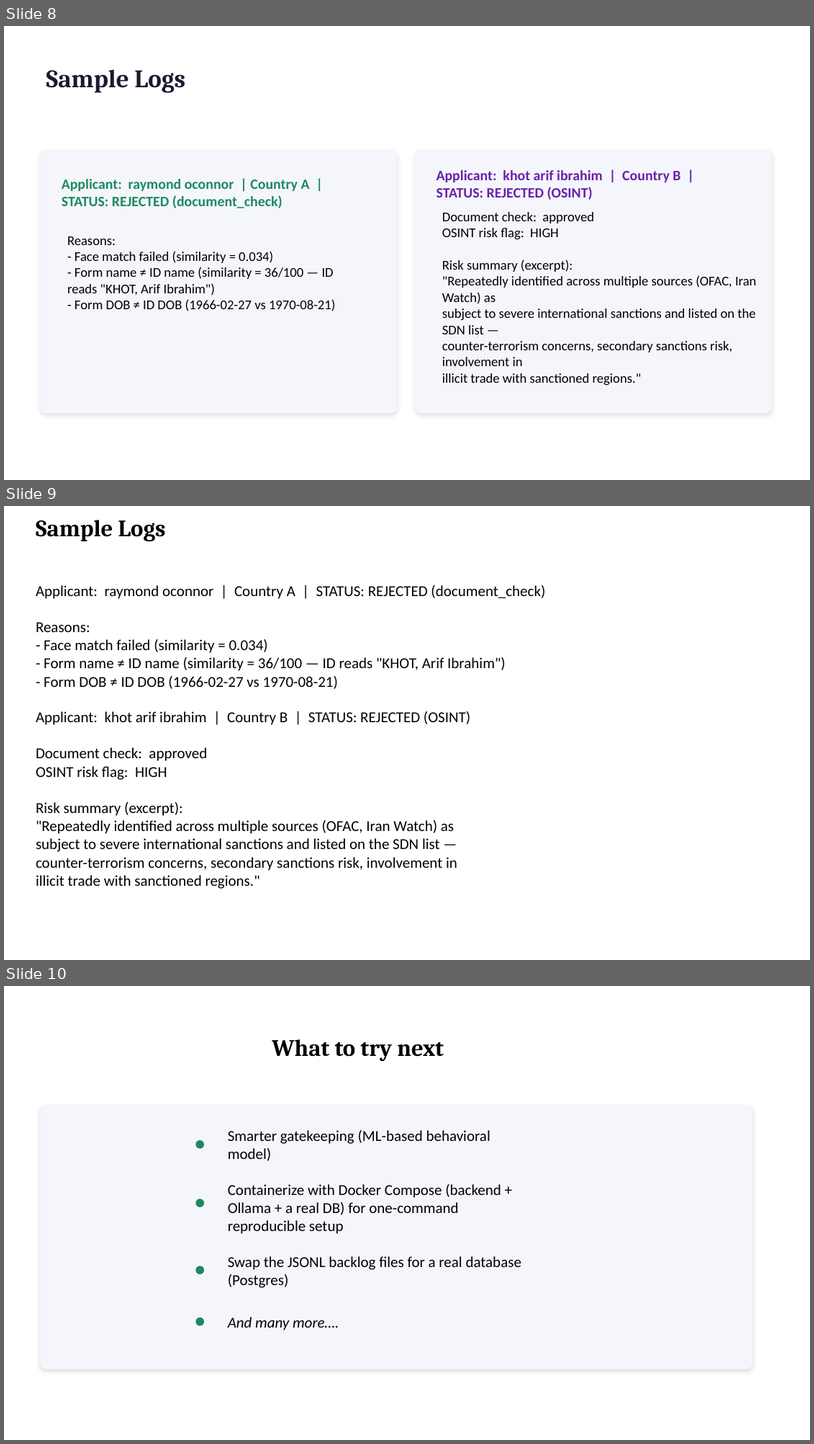
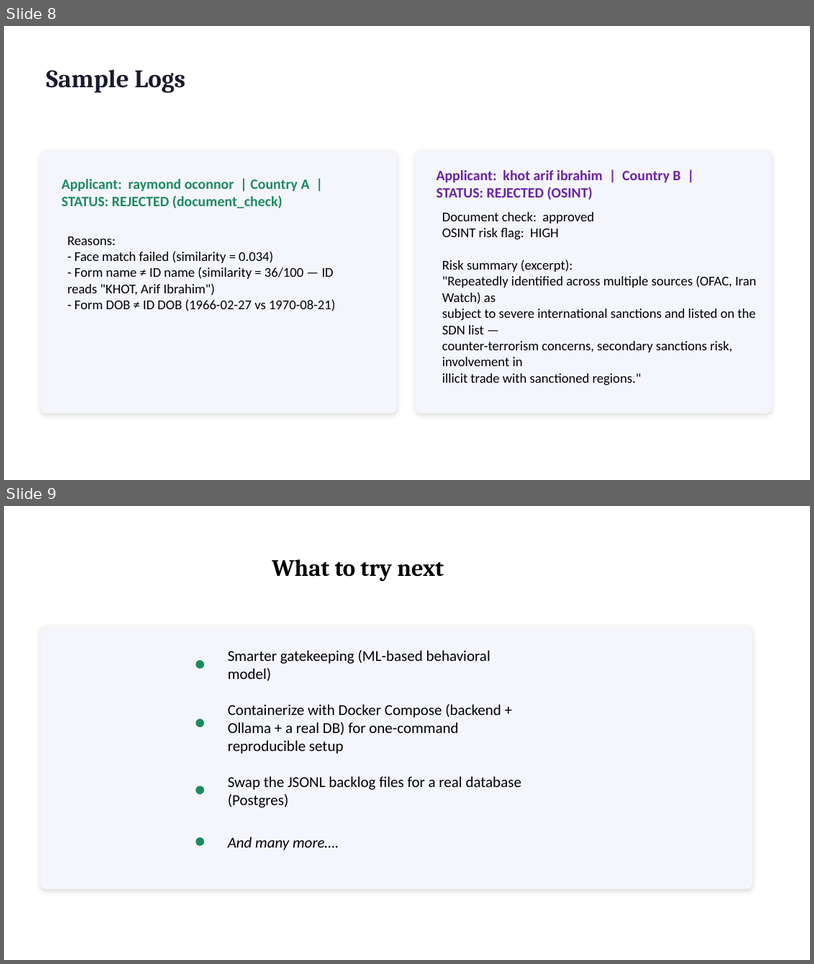
Before and after one commit to raymondww/kyc-onboarding-engine, a slide deck: kyc_pitch_deck.pptx. Shown one above the other, each under a label of ours: slides 8, 9 and 10 before the commit, slides 8 and 9 after it. The pictures are 814x1444 and 814x964 pixels, drawn with LibreOffice and Linux fonts; fonts in the diff are those of the drawing. Boxes give left, top, right and bottom in pixels: in the first picture for what was removed or moved away, otherwise in the second. Text is boxed around its words. In the diff, an @@ line names an element or a change of style, - is before the commit and + after.

Commit message:
update ppt

```diff
--- a/kyc_pitch_deck.pptx
+++ b/kyc_pitch_deck.pptx
@@ slide 9 removed at bbox=[4, 506, 810, 960], background #FFFFFF @@
@@ text removed at bbox=[36, 520, 166, 541] @@
-Sample Logs
@@ text removed at bbox=[36, 585, 545, 689] @@
-Applicant: raymond oconnor | Country A | STATUS: REJECTED (document_check)
-Reasons:
-- Face match failed (similarity = 0.034)
-- Form name ≠ ID name (similarity = 36/100 — ID reads "KHOT, Arif Ibrahim")
-- Form DOB ≠ ID DOB (1966-02-27 vs 1970-08-21)
@@ text removed at bbox=[36, 711, 471, 888] @@
-Applicant: khot arif ibrahim | Country B | STATUS: REJECTED (OSINT)
-Document check: approved
-OSINT risk flag: HIGH
-Risk summary (excerpt):
-"Repeatedly identified across multiple sources (OFAC, Iran Watch) as
-subject to severe international sanctions and listed on the SDN list —
-counter-terrorism concerns, secondary sanctions risk, involvement in
-illicit trade with sanctioned regions."
@@ what was slide 10 is now slide 9 @@
```
